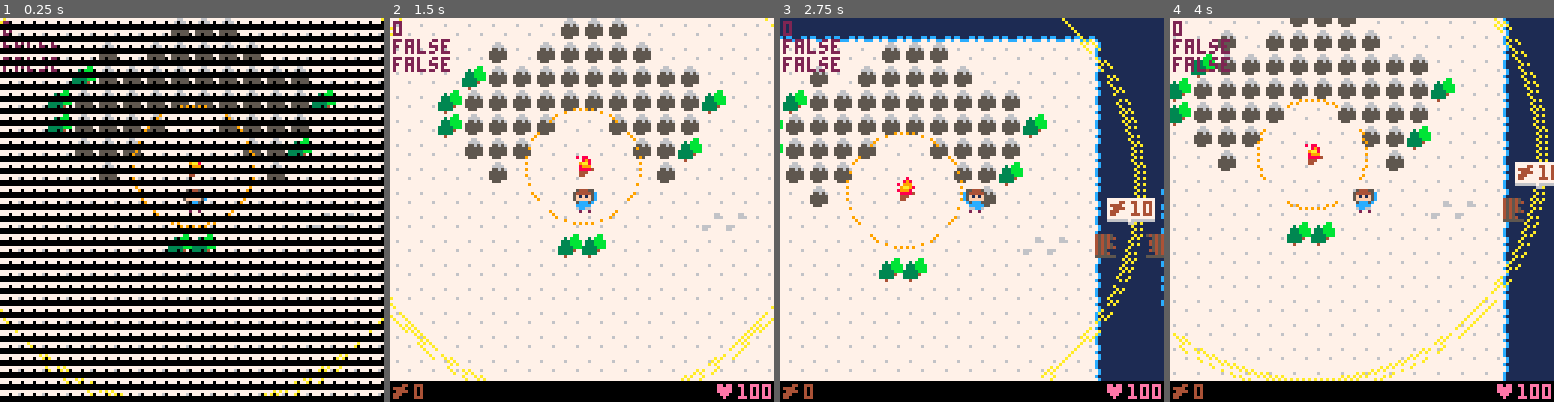
Above: before the commit, frames 1-4 (left to right).
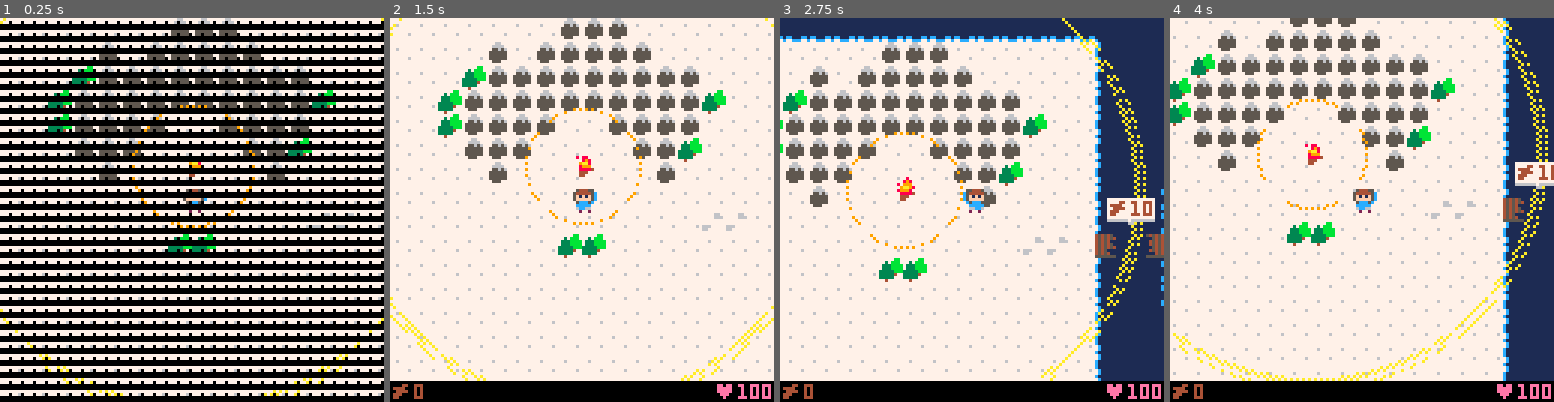
Above: after the commit, the same moments.

Repository: majorcob/ggj19
Game: PICO-8 cartridge ggj19.p8
Same seed, same stepped clock (60 frames per second), same inputs: the game is played once before the commit and once after it.
Inputs:
- Up to frame 1 (0.25 s): no input
- Up to frame 2 (1.5 s): tap X (X key) at 0.33, 1.07 s; tap O (Z key) at 0.7 s
- Up to frame 3 (2.75 s): hold Right 1.6-2.1 s; tap O (Z key) at 1.7, 2.1, 2.5 s; tap X (X key) at 1.85 s; hold Up 2.15-2.42 s; hold Right from 2.47 s (still down)
- Up to frame 4 (4 s): tap O (Z key) at 2.9, 3.3, 3.7 s; tap X (X key) at 2.97 s; release Right at 3.03 s; hold Left 3.08-3.58 s; hold Down 3.63-3.97 s

The runs differ from the first frame. In frame 1, 0.3% of the frame differs, in the area x 0-15%, y 0-15%; in frame 2, 0.6%, in the area x 0-16%, y 0-15%; in frame 3, 0.6%; in frame 4, 0.6%.

Commit message:
Action indicators
Fix #3

Diff:
--- a/ggj19.p8
+++ b/ggj19.p8
@@ -13,6 +13,7 @@
 local scn
 local ffp,goat
 local bb1,bb2,bb4,bb8
+local fwc,fhb
 
 function _init()
 	reload(0,0,0x4300)
@@ -34,6 +35,7 @@
 	ffp=0b.1
 	goat=0
 	bb1,bb2,bb4,bb8=f,f,f,f
+	fwc,fhb=f,f
 end
 
 function f0(n)
@@ -118,17 +120,33 @@
  		py+=1
  	end
  	if (wth and wtv) pwt=0
-
-		foreach(ht,hupd)
+ end
+
+ local tn,te,ts,tw
+ tn=mget(ptx,pty-1)
+ te=mget(ptx+1,pty)
+ ts=mget(ptx,pty+1)
+ tw=mget(ptx-1,pty)
+ ptx,pty=ptx*8,pty*8
+ if (f0(tw)) px=max(px,ptx+2)
+ if (f0(tn)) py=max(py,pty+2)
+ if (f0(te)) px=min(px,ptx+4)
+ if (f0(ts)) py=min(py,pty+6)
+ ptx=flr(px/8)
+ pty=flr(py/8)
+
+ if pc>=0 then
+ 	foreach(ht,hupd)
 
  	local hcs,nh,nhd
  	nhd,nh=phd()
-  hcs=nh==nil or nhd>nh.r2
+  hcs=nhd>nh.r2 or nhd<0
   if hst<=0 and hcs then
   	if not f2(mget(ptx,pty)) then
    	if btn(4) and pw>=3 then
    		pw-=3
    		ht={}
+   		fhb=t
    		add(ht,{
    			x=px,y=py,lt=0,
    			r1=20,r2=80
@@ -137,7 +155,17 @@
   		end
   	end
   end
-  hst=max(hst-1,0)
+
+  local pt=mget(ptx,pty)
+  if btn(5) then
+  	if f1(pt) and wct<=0 then
+  		pw+=1
+  		wct=15
+  		mset(ptx,pty,pt+1)
+  	end
+  else
+  	wct=0
+  end
 
   if not bb1 then
    if ptx==17 and pty==9 then
@@ -166,30 +194,11 @@
    	end
    end
   end
-
-  wct=max(wct-1,0)
-  local pt=mget(ptx,pty)
-  if btn(5) then
-  	if f1(pt) and wct<=0 then
-  		pw+=1
-  		wct=15
-  		mset(ptx,pty,pt+1)
-  	end
-  else
-  	wct=0
-  end
- end
-
- local tn,te,ts,tw
- tn=mget(ptx,pty-1)
- te=mget(ptx+1,pty)
- ts=mget(ptx,pty+1)
- tw=mget(ptx-1,pty)
- ptx,pty=ptx*8,pty*8
- if (f0(tw)) px=max(px,ptx+2)
- if (f0(tn)) py=max(py,pty+2)
- if (f0(te)) px=min(px,ptx+4)
- if (f0(ts)) py=min(py,pty+6)
+ end
+
+ if not fwc and pw>0 then
+ 	fwc=t
+ end
 
  if php<=0 and scn==1 then
  	scn=2
@@ -232,6 +241,8 @@
  end
 
  if (0<=pc and pc<7) pc+=1
+ if (0<=pc) hst=max(hst-1,0)
+ wct=max(wct-1,0)
  at+=1
 
  cx,cy=px-64,py-64
@@ -296,13 +307,45 @@
 
  if scn==0 then
  	if at>=30 and at%30<20 then
- 		print("press 🅾️",49,100,2)
+ 		print("🅾️ start",49,92,2)
  	end
  end
 
- print(hst,1,1,2)
- print(f2(mget(ptx,pty)),1,7,2)
- print(btn(4),1,13,2)
+ ptx=flr(px/8)
+ pty=flr(py/8)
+ if f1(mget(ptx,pty)) then
+ 	if not fwc then
+ 		print("❎ chop wood",43,92,2)
+ 	end
+ end
+
+ local msg
+ local hcs,nh,nhd
+ nhd,nh=phd()
+ hcs=nhd>nh.r2 or nhd<0
+ if hst<=0 and hcs then
+ 	if not f2(mget(ptx,pty)) then
+  	if pw>=3 then
+  		msg="🅾️ build fire"
+  		print(msg,38,92,2)
+ 		end
+ 	end
+ end
+
+ if not bb1 then
+  if ptx==17 and pty==9 then
+  	msg="🅾️ fix bridge"
+  	print(msg,38,92,2)
+  end
+ end
+ if not bb2 then
+  if ptx==50 or ptx==51 then
+  	if pty==18 then
+   	msg="🅾️ fix bridge"
+  		print(msg,38,92,2)
+  	end
+  end
+ end
 
  fillp(ffp)
  rectfill(0,0,127,127,0)
@@ -594,7 +637,7 @@
 4040404040404040404040404040404040404040404040505151515176515151515162626262626262626262515151515151655151524040404040404040404040404040404040404040404040404040404040404040404040404040404040404040404040404040404040404040404040404040404040404040404040404040
 4040404040404040404040404040404040404040404040745151515176515151626262626262626262625151515175757551515151524040404040404040404040404040404040404040404040404040404040404040404040404040404040404040404040404040404040404040404040404040404040404040404040404040
 4040404040404040404040404040404040404040404050515151516651515162626262626262626262515151515151515151515151524040404040404040404040404040404040404040404040404040404040404040404040404040404040404040404040404040404040404040404040404040404040404040404040404040
-4040404040404040404040404040404040404040404050515151765151516262626262626262515151515151515151515151515151524040404040404040404040404040404040404040404040404040404040404040404040404040404040404040404040404040404040404040404040404040404040404040404040404040
+4040404040404040404040404040404040404040404050515151765151516262626262626262707051515151515151515151515151524040404040404040404040404040404040404040404040404040404040404040404040404040404040404040404040404040404040404040404040404040404040404040404040404040
 4040404040404040404040404040404040404040404050515151765151516262626262626262515151515163616161616161616161404040404040404040404040404040404040404040404040404040404040404040404040404040404040404040404040404040404040404040404040404040404040404040404040404040
 4040404040404040404040404040404040404040404050625151515162626262626262626251515165515152404040404040404040404040404040404040404040404040404040404040404040404040404040404040404040404040404040404040404040404040404040404040404040404040404040404040404040404040
 4040404040404040404040404040404040404040404050626251516262626262626262626251515165515152404040404040404040404040404040404040404040404040404040404040404040404040404040404040404040404040404040404040404040404040404040404040404040404040404040404040404040404040
